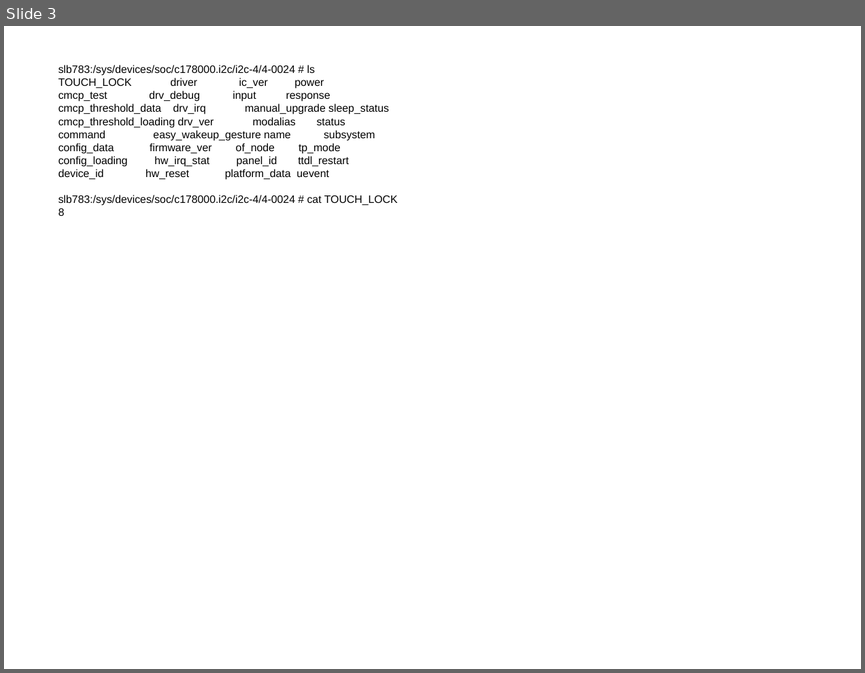
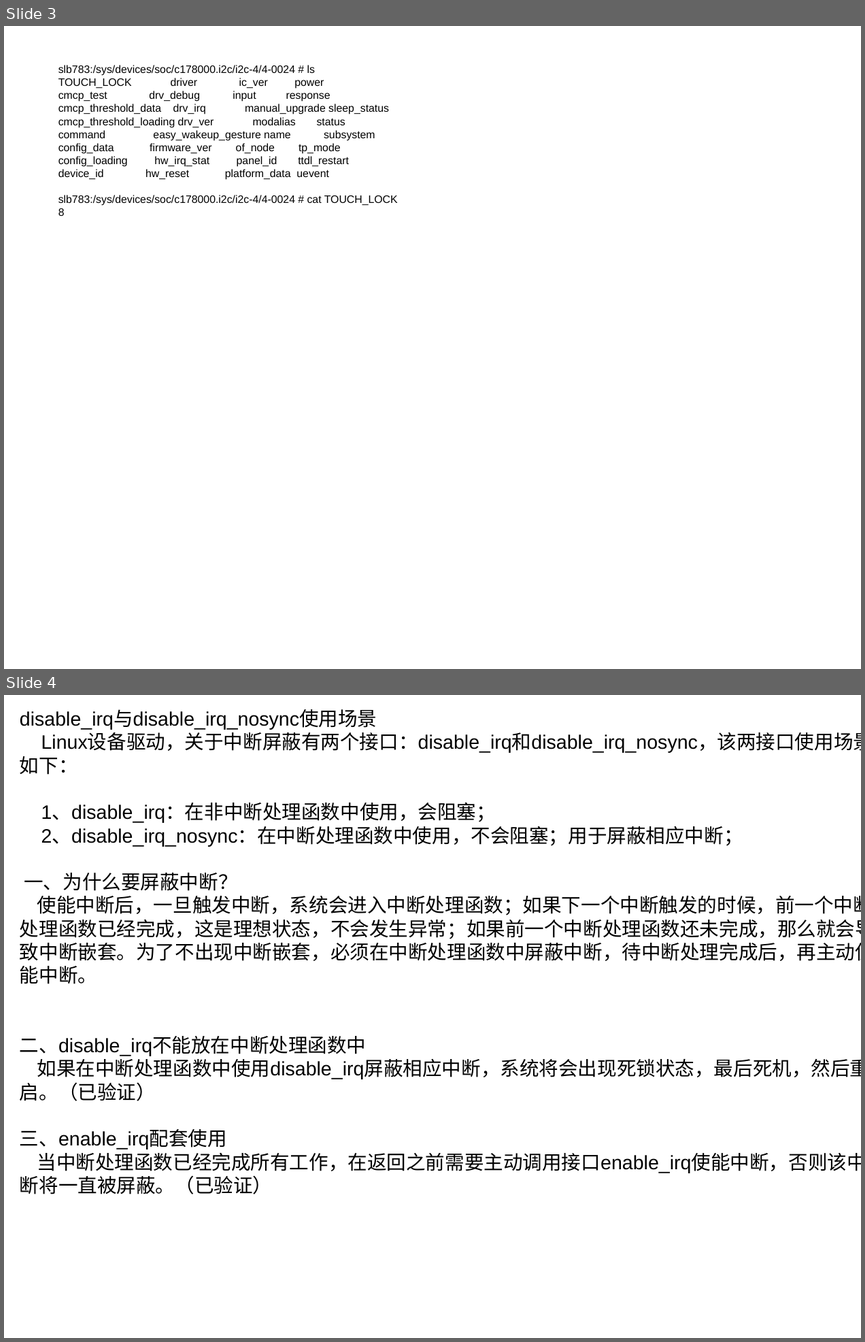
Before and after one commit to liyingfei142118/linux_drivers, a slide deck: 修改.odp. Shown one above the other, each under a label of ours: slide 3 before the commit, slides 3 and 4 after it. The pictures are 865x673 and 865x1342 pixels, drawn with LibreOffice and Linux fonts; fonts in the diff are those of the drawing. Boxes give left, top, right and bottom in pixels: in the first picture for what was removed or moved away, otherwise in the second. Text is boxed around its words. In the diff, an @@ line names an element or a change of style, - is before the commit and + after.

```diff
--- a/修改.odp
+++ b/修改.odp
@@ slide 4 added at [4,695,861,1338], background #FFFFFF @@
@@ text added at [20,711,861,1194], 18 pt, text #000000 @@
+disable_irq与disable_irq_nosync使用场景
+Linux设备驱动，关于中断屏蔽有两个接口：disable_irq和disable_irq_nosync，该两接口使用场景如下：
+1、disable_irq：在非中断处理函数中使用，会阻塞；
+2、disable_irq_nosync：在中断处理函数中使用，不会阻塞；用于屏蔽相应中断；
+一、为什么要屏蔽中断？
+使能中断后，一旦触发中断，系统会进入中断处理函数；如果下一个中断触发的时候，前一个中断处理函数已经完成，这是理想状态，不会发生异常；如果前一个中断处理函数还未完成，那么就会导致中断嵌套。为了不出现中断嵌套，必须在中断处理函数中屏蔽中断，待中断处理完成后，再主动使能中断。
+二、disable_irq不能放在中断处理函数中
+如果在中断处理函数中使用disable_irq屏蔽相应中断，系统将会出现死锁状态，最后死机，然后重启。（已验证）
+三、enable_irq配套使用
+当中断处理函数已经完成所有工作，在返回之前需要主动调用接口enable_irq使能中断，否则该中断将一直被屏蔽。（已验证）
```
Also in this commit, not shown: 3 other slides added, 5 other files.
